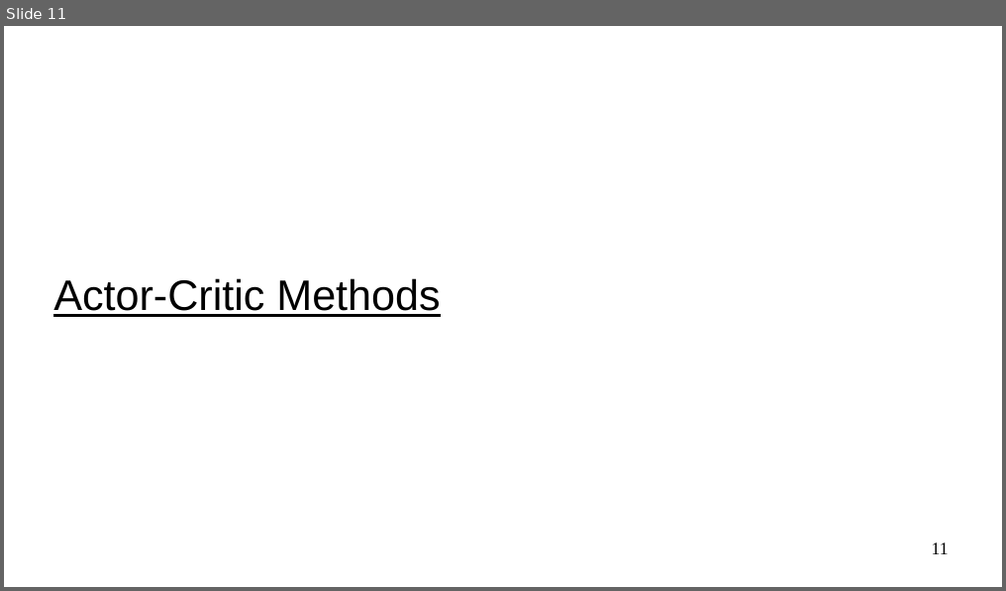
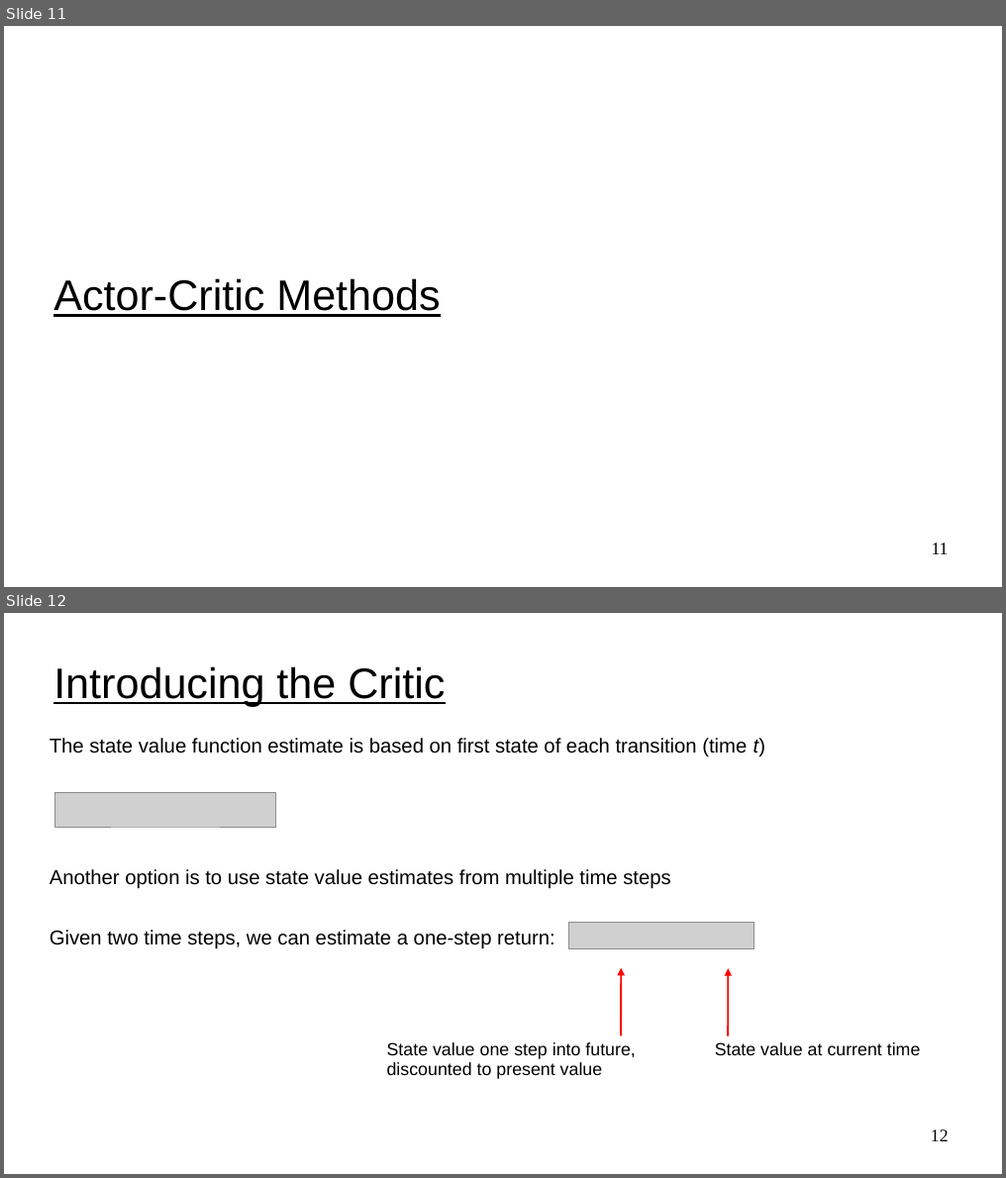
Before and after one commit to UVADS/reinforcement_learning, a slide deck: 08_policy_gradients_extensions/policy_gradients_extensions.ppt. Shown one above the other, each under a label of ours: slide 11 before the commit, slides 11 and 12 after it. The pictures are 1006x591 and 1006x1178 pixels, drawn with LibreOffice and Linux fonts; fonts in the diff are those of the drawing; grey boxes stand for pictures. Boxes give left, top, right and bottom in pixels: in the first picture for what was removed or moved away, otherwise in the second. Text is boxed around its words. In the diff, an @@ line names an element or a change of style, - is before the commit and + after.

```diff
--- a/08_policy_gradients_extensions/policy_gradients_extensions.ppt
+++ b/08_policy_gradients_extensions/policy_gradients_extensions.ppt
@@ slide 12 added at <box>4,613,1002,1174</box>, background #FFFFFF @@
@@ title added at <box>54,666,445,706</box>, 34 pt, text #000000, underline @@
+Introducing the Critic
@@ text added at <box>50,738,765,758</box>, 16 pt, text #000000 @@
+The state value function estimate is based on first state of each transition (time t)
@@ picture added at <box>55,793,275,828</box> @@
@@ text added at <box>50,869,670,950</box>, 16 pt, text #000000 @@
+Another option is to use state value estimates from multiple time steps
+Given two time steps, we can estimate a one-step return:
@@ picture added at <box>569,923,753,949</box> @@
@@ arrow added from (621, 1036) to (622, 968), #FF0000 1.45 pt @@
@@ arrow added from (729, 1037) to (729, 968), #FF0000 1.45 pt @@
@@ text added at <box>387,1043,635,1079</box>, 14 pt, text #000000 @@
+State value one step into future, discounted to present value
@@ text added at <box>715,1043,921,1056</box>, 14 pt, text #000000 @@
+State value at current time
@@ page number added at <box>931,1130,948,1142</box>, 14 pt, text #000000 @@
+12
```
Also in this commit, not shown: 3 slides changed, 1 other slide added, 1 other file.
